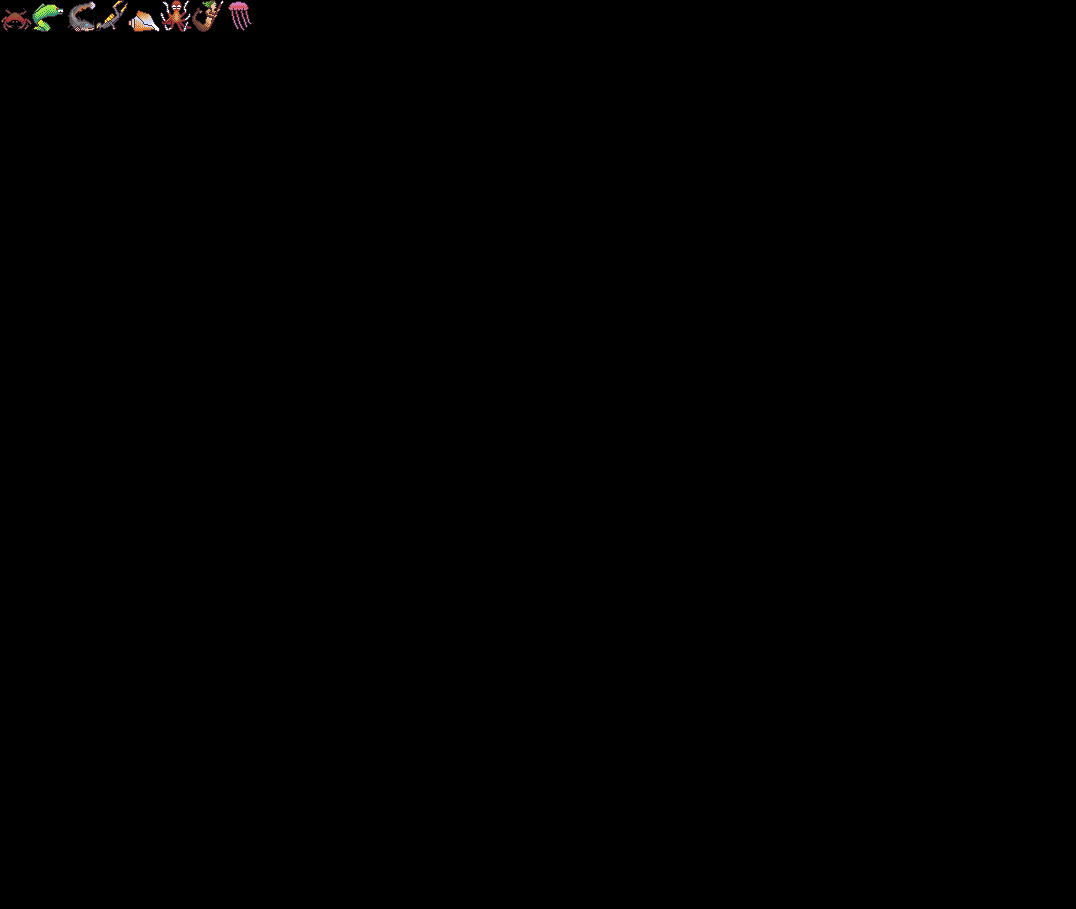
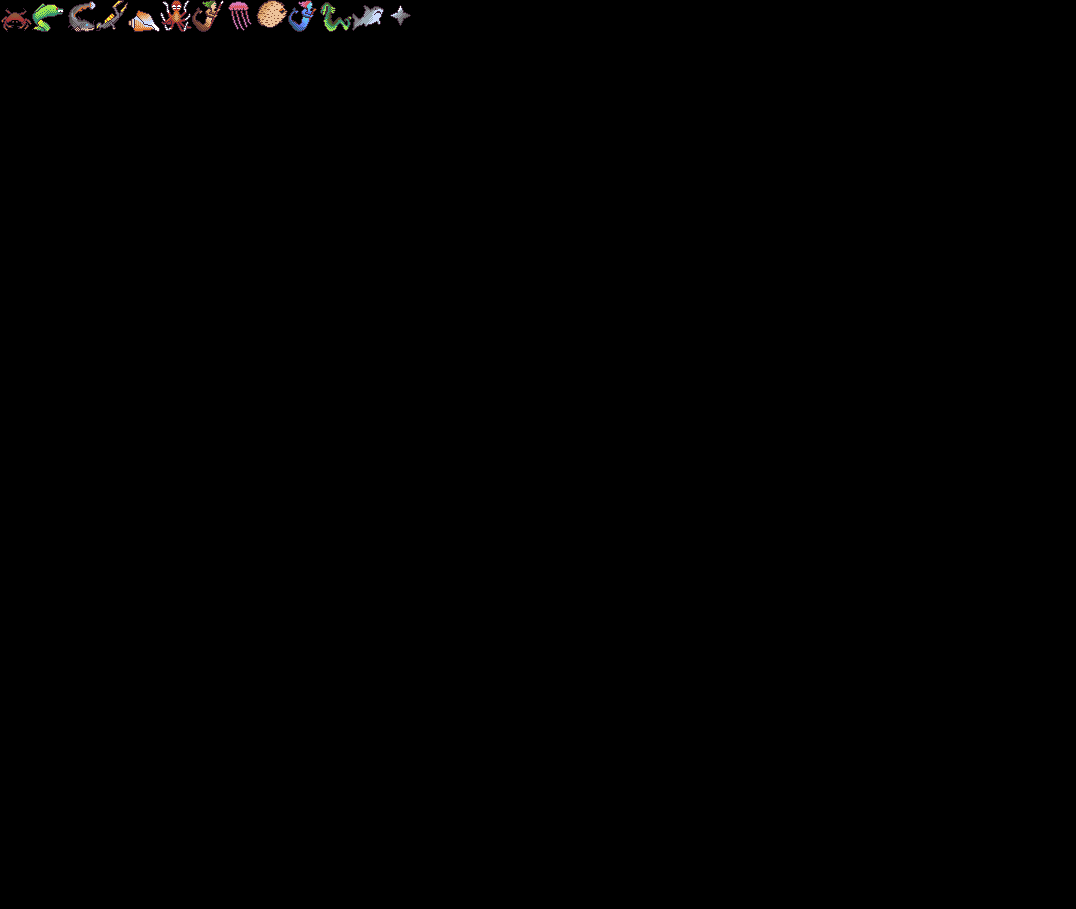
Layer changes from the first (1076, 909) image to the second:
painted on "CreatureTiles.gif" over (x1=256, y1=0, x2=411, y2=32)
